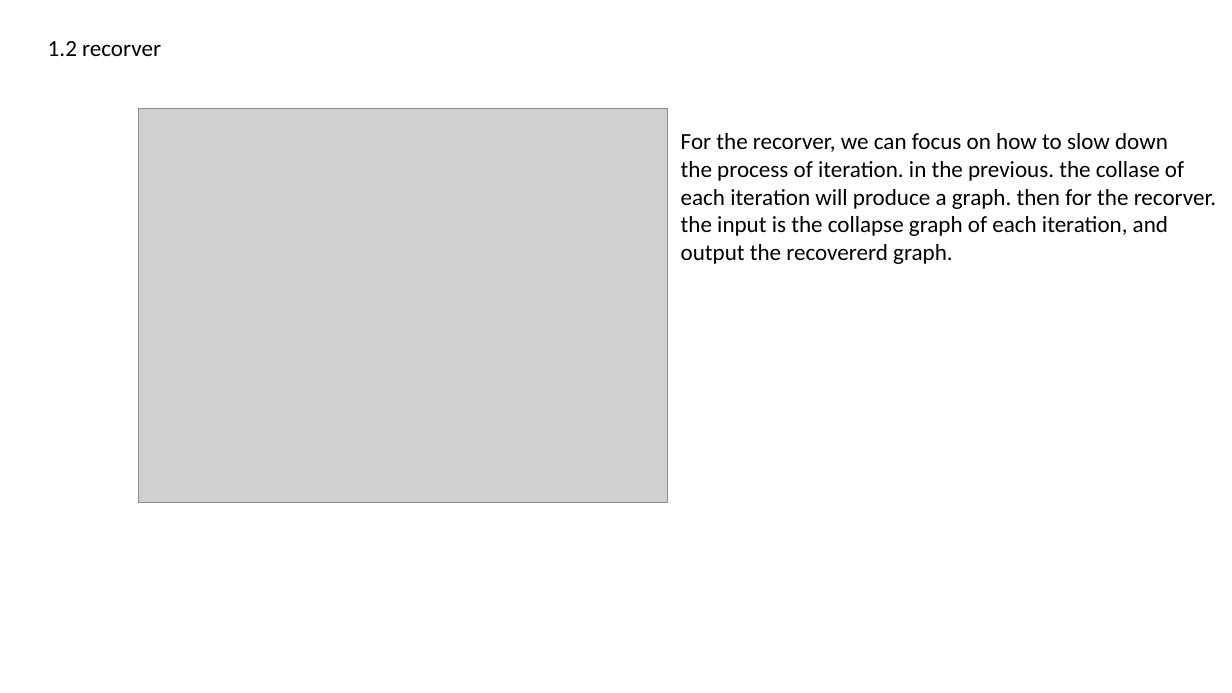
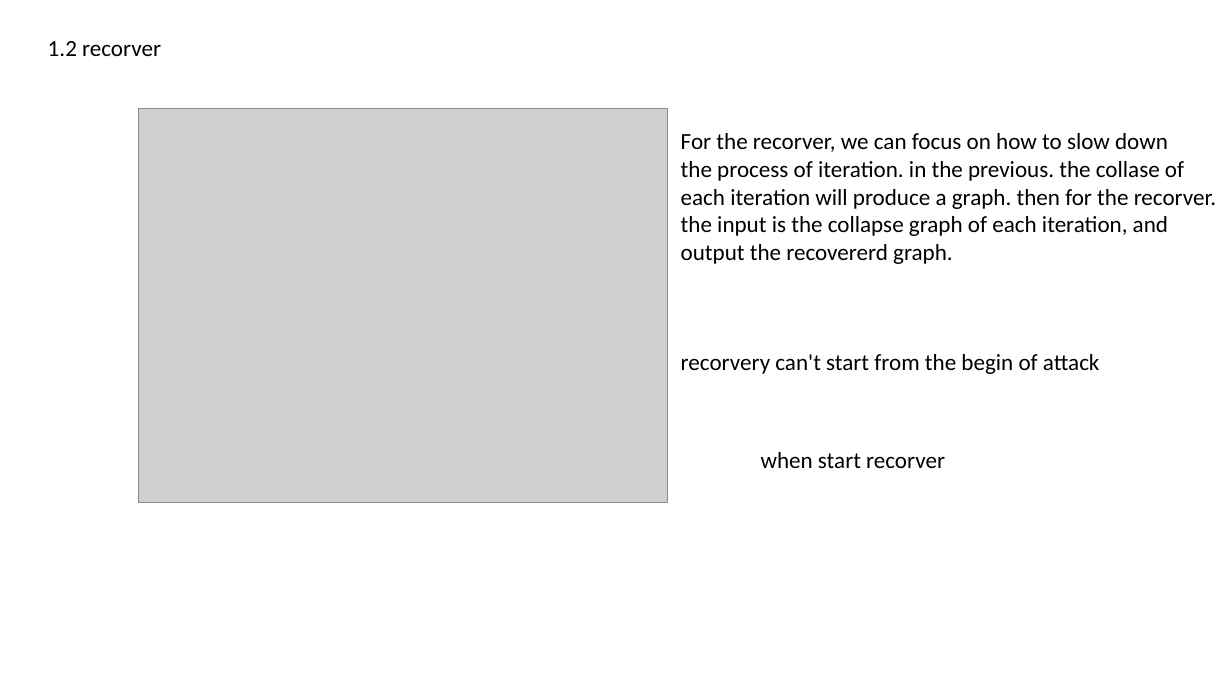
Before and after one commit to caojunyongnb/Network_Final, a slide deck: slide 4 of progress/1.pptx. Drawn at 1232x693 pixels with LibreOffice and Linux fonts; fonts in the diff are those of the drawing; grey boxes stand for pictures. Boxes give left, top, right and bottom in pixels: in the first picture for what was removed or moved away, otherwise in the second. Text is boxed around its words. In the diff, an @@ line names an element or a change of style, - is before the commit and + after.

```diff
--- a/progress/1.pptx
+++ b/progress/1.pptx
@@ text added at [681, 354, 1100, 374], 18 pt, text #000000 @@
+recorvery can't start from the begin of attack
@@ text added at [761, 452, 945, 468], 18 pt, text #000000 @@
+when start recorver
```
Also in this commit, not shown: 1 other slide changed, 2 other files.
